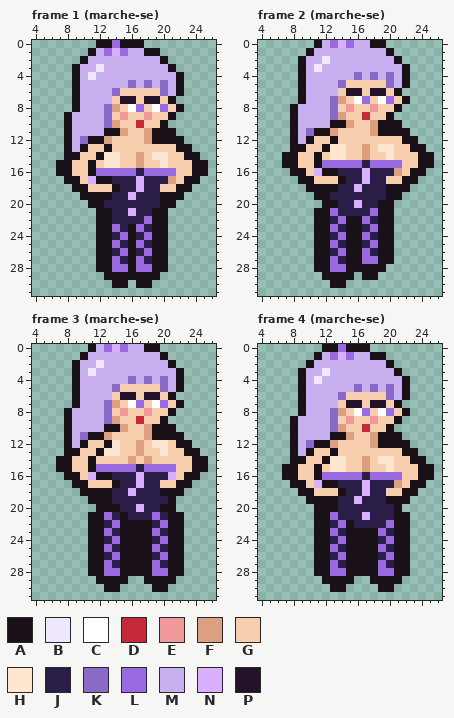
Pixel-art file -- art/plaisirs/plaisirs-cristal-lumiere.aseprite. Above is the file before it was changed.
32x32 pixels, 20 frames. Shown: frame 1 (marche-se): x 4..26, y 0..31; frame 2 (marche-se): x 4..26, y 0..31; frame 3 (marche-se): x 4..26, y 0..31; frame 4 (marche-se): x 4..26, y 0..31. The commit also changed other frames, which this record leaves out.
Palette (. is transparent): A #1a1018  B #f0e8ff  C #ffffff  D #c42a3a  E #f29a9a  F #dc9f80  G #f7cfae  H #ffe6cf  J #2a1e48  K #8a6ac8  L #9a6ae0  M #c8b0f0  N #d8b0ff  P #24122a
Pixels before, frame 1 (marche-se), first column x 7:
 0 .....AALAAA........
 1 ....AMLNLMMAA......
 2 ...AMMMMMMMMMA.....
 3 ..AMMBMMMMMMMMA....
 4 ..AMBMMMMMMMMMMA...
 5 ..AMMMMMMKMKMKMA...
 6 ..AMMMMKGGGGGKMA...
 7 ..AMMMMGPPGPPGA....
 8 ..AMMMKFGCLGCLGA...
 9 .AMMMMKGEGGEGGA....
10 .AMMMMKFGGDGGA.....
11 .AMMMMAAFGGFAAA....
12 .AMKAAFGGGGFAAAA...
13 .AMAGGAGGGGGGGGAA..
14 .AAGGAHHGGFGHHGGAA.
15 AAGGAGHHGGFGGHGGGAA
16 AAGGALLLLLJLLLLGGAA
17 .AAGNAAJJJNJJJFGAA.
18 ..AAGGGAJJNJJGGAA..
19 ...AAAAJJNJJJAAA...
20 ....AAJJJJJJJAA....
21 .....AAJJNJJAA.....
22 .....AAJJJJLAA.....
23 .....AALJALJAA.....
24 .....AAJLAJLAA.....
25 .....AALJALJAA.....
26 .....AAJLAJLAA.....
27 .....AALJALJAA.....
28 .....AALLALLAA.....
29 ......AAAAAAA......
30 .......AA.AA.......
Pixels before, frame 2 (marche-se), first column x 7:
 0 ....AMLNLMMAA......
 1 ...AMMMMMMMMMA.....
 2 ..AMMBMMMMMMMMA....
 3 ..AMBMMMMMMMMMMA...
 4 ..AMMMMMMKMKMKMA...
 5 ..AMMMMKGGGGGKMA...
 6 ..AMMMMGPPGPPGA....
 7 ..AMMMKFGCLGCLGA...
 8 .AMMMMKGEGGEGGA....
 9 .AMMMMKFGGDGGA.....
10 .AMMMMAAFGGFAAA....
11 .AMKAAFGGGGFAAAA...
12 .AMAGGAGGGGGGGGAA..
13 .AAGGAHHGGFGHHGGAA.
14 AAGGAGHHGGFGGHGGGAA
15 AAGGALLLLLJLLLLGGAA
16 .AAGNAAJJJNJJJFGAA.
17 ..AAGGGAJJNJJGGAA..
18 ...AAAAJJNJJJAAA...
19 ....AAJJJJJJJAA....
20 .....AAJJNJJAA.....
21 ....AALJJJJLAA.....
22 ....AAJLAALJAA.....
23 ....AALJAAJLAA.....
24 ....AAJLAALJAA.....
25 ....AALJAAJLAA.....
26 ....AAJLAALJAA.....
27 ....AALJAALLAA.....
28 ....AALLAAAAA......
29 .....AAAA.AA.......
30 ......AA...........
Pixels before, frame 3 (marche-se), first column x 7:
 0 ....AMLNLMMAA......
 1 ...AMMMMMMMMMA.....
 2 ..AMMBMMMMMMMMA....
 3 ..AMBMMMMMMMMMMA...
 4 ..AMMMMMMKMKMKMA...
 5 ..AMMMMKGGGGGKMA...
 6 ..AMMMMGPPGPPGA....
 7 ..AMMMKFGCLGCLGA...
 8 .AMMMMKGEGGEGGA....
 9 .AMMMMKFGGDGGA.....
10 .AMMMMAAFGGFAAA....
11 .AMKAAFGGGGFAAAA...
12 .AMAGGAHGGFGHHGAA..
13 .AAGGAHHGGFGGHGGAA.
14 AAGGAGGGGFGFGGGGGAA
15 AAGGALLLLLJLLLLGGAA
16 .AAGNAAJJJNJJJNGAA.
17 ..AAGGGAJJNJJGGAA..
18 ...AAAAJJNJJJAAA...
19 ....AAAJJJJJJJA....
20 .....AAAJJNJJAA....
21 ....AALJAJJJLJAA...
22 ....AAJLAAAAJLAA...
23 ....AALJAAAALJAA...
24 ....AAJLAAAAJLAA...
25 ....AALJAAAALJAA...
26 ....AAJLAAAAJLAA...
27 ....AALJAAAALJAA...
28 ....AALLAAAALLAA...
29 .....AAAA..AAAA....
30 ......AA....AA.....
Pixels before, frame 4 (marche-se), first column x 7:
 0 .....AALAAA........
 1 ....AMLNLMMAA......
 2 ...AMMMMMMMMMA.....
 3 ..AMMBMMMMMMMMA....
 4 ..AMBMMMMMMMMMMA...
 5 ..AMMMMMMKMKMKMA...
 6 ..AMMMMKGGGGGKMA...
 7 ..AMMMMGPPGPPGA....
 8 ..AMMMKFGCLGCLGA...
 9 .AMMMMKGEGGEGGA....
10 .AMMMMKFGGDGGA.....
11 .AMMMMAAFGGFAAA....
12 .AMKAAFGGGGFAAAA...
13 .AMAGGAGGGGGGGGAA..
14 .AAGGAHHGGFGHHGGAA.
15 AAGGAGHHGGFGGHGGGAA
16 AAGGALLLLLJLLLLGGAA
17 .AAGNAAJJJNJJJFGAA.
18 ..AAGGGAJJNJJGGAA..
19 ...AAAAJJNJJJAAA...
20 ....AAAJJJJJJJA....
21 ....AALJJJNJJJAA...
22 ....AAJLAJJJJLAA...
23 ....AALJAAAALJAA...
24 ....AAJLAAAAJLAA...
25 ....AALJAAAALJAA...
26 ....AAJLAAAAJLAA...
27 ....AALJAAAALJAA...
28 ....AALLAAAALLAA...
29 .....AAAA..AAAA....
30 ......AA....AA.....
The result:
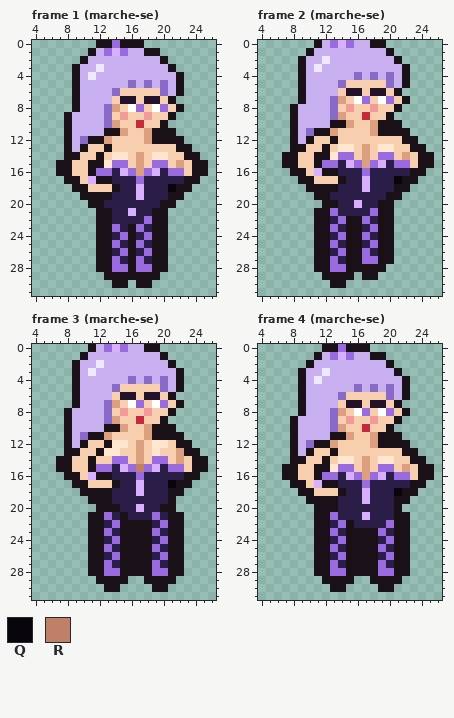
Colours new in this view: Q #08060c  R #c08068
Changes in this commit:
Frame 1 (marche-se):
The edit turns colour G into colour A in row 15 at x 12.
The edit turns colour G into colour F in row 15 at x 22.
The edit turns colour J into colour F in row 16 at x 17.
The edit turns colour H into colour G in row 14 at x 13.
The edit turns colour G into colour H in row 14 at x 15.
The edit turns colour A into colour J in row 19 at x 20.
The edit turns colour F into colour J in row 17 at x 21.
The edit turns colour G into colour J in row 17 at x 22; in row 18 at x 20.
The edit turns colour L into colour J in row 16 at x 14 and 20.
The edit turns colour N into colour J in row 19 at x 16.
The edit turns colour G into colour L in row 15 at x 15 and 19; in row 16 at x 22.
The edit turns colour H into colour L in row 15 at x 14 and 20.
The edit turns colour N into colour L in row 17 at x 17.
The edit turns colour J into colour N in row 19 at x 17.
The edit turns colour L into colour N in row 16 at x 15 and 19.
The edit turns colour G into colour Q in row 18 at x 21.
Frame 2 (marche-se):
The edit turns colour G into colour A in row 14 at x 12.
The edit turns colour G into colour F in row 14 at x 22.
The edit turns colour J into colour F in row 15 at x 17.
The edit turns colour H into colour G in row 13 at x 13.
The edit turns colour G into colour H in row 13 at x 15.
The edit turns colour A into colour J in row 18 at x 20.
The edit turns colour F into colour J in row 16 at x 21.
The edit turns colour G into colour J in row 16 at x 22; in row 17 at x 20.
The edit turns colour L into colour J in row 15 at x 14 and 20.
The edit turns colour N into colour J in row 18 at x 16.
The edit turns colour G into colour L in row 14 at x 15 and 19; in row 15 at x 22.
The edit turns colour H into colour L in row 14 at x 14 and 20.
The edit turns colour N into colour L in row 16 at x 17.
The edit turns colour J into colour N in row 18 at x 17.
The edit turns colour L into colour N in row 15 at x 15 and 19.
The edit turns colour G into colour Q in row 17 at x 21.
Frame 3 (marche-se):
The edit turns colour G into colour F in row 13 at x 22; in row 14 at x 17 and 22.
The edit turns colour F into colour G in row 14 at x 16 and 18.
The edit turns colour H into colour G in row 13 at x 20.
The edit turns colour G into colour H in row 12 at x 15; in row 13 at x 19.
The edit turns colour A into colour J in row 18 at x 20.
The edit turns colour G into colour J in row 16 at x 22; in row 17 at x 20.
The edit turns colour L into colour J in row 15 at x 14 and 20.
The edit turns colour N into colour J in row 16 at x 21; in row 18 at x 16.
The edit turns colour G into colour L in row 14 at x 14 to 15 and 19 to 20; in row 15 at x 22.
The edit turns colour N into colour L in row 16 at x 17.
The edit turns colour J into colour N in row 18 at x 17.
The edit turns colour L into colour N in row 15 at x 15 and 19.
The edit turns colour G into colour Q in row 17 at x 21.
The edit turns colour J into colour R in row 15 at x 17.
Frame 4 (marche-se): the same change as frame 1 (marche-se)
Pixel boxes of the changes (left, top, right, bottom) in both pictures:
changed: (96, 152, 184, 200)
changed: (322, 144, 410, 192)
changed: (112, 440, 184, 496)
changed: (322, 456, 410, 504)
